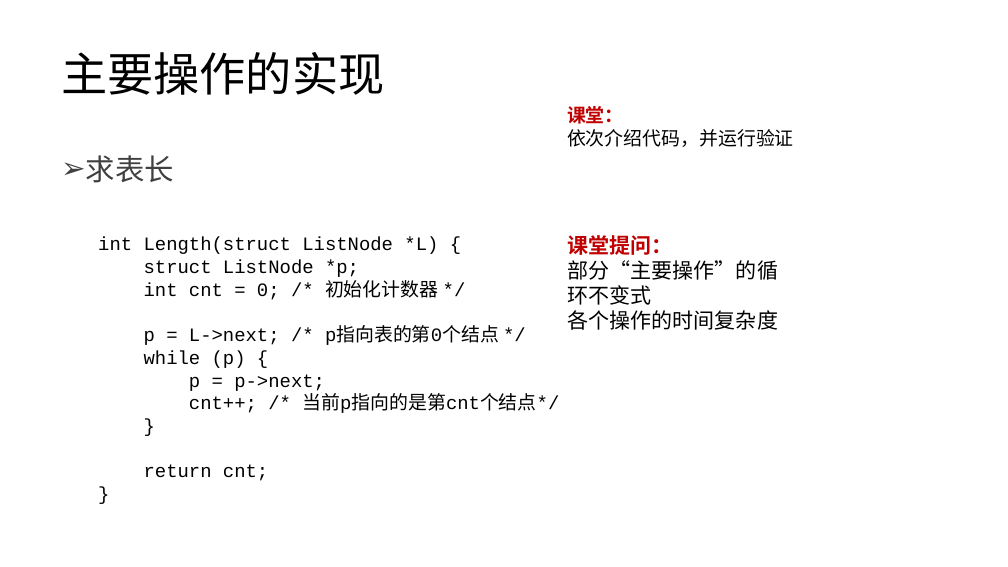
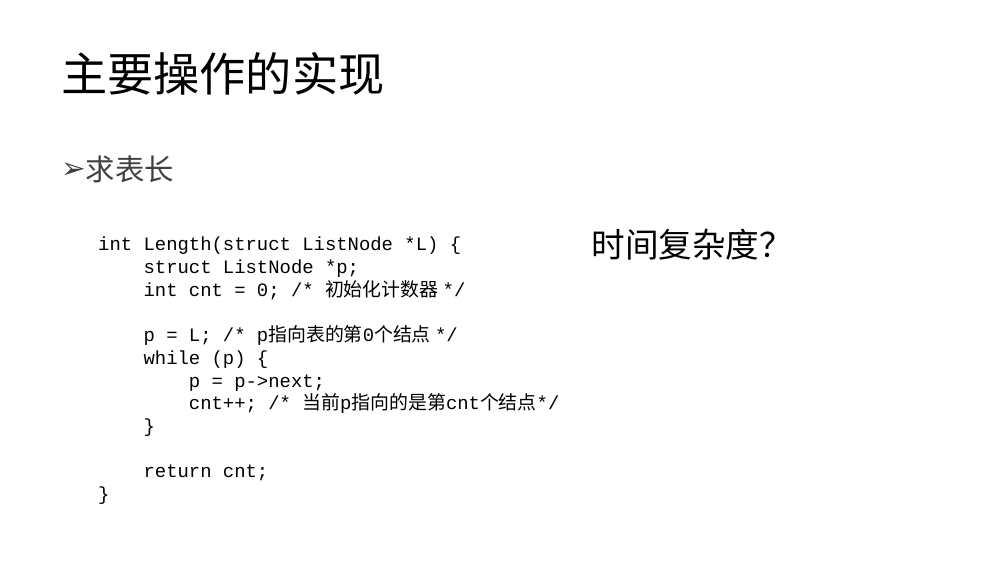
Before and after one commit to lezhang-thu/data-structure, a slide deck: slide 6 of linear-list/2022秋季-数据结构-第3章-线性结构a.pptx. Drawn at 1008x567 pixels with LibreOffice and Linux fonts; fonts in the diff are those of the drawing. Boxes give left, top, right and bottom in pixels: in the first picture for what was removed or moved away, otherwise in the second. Text is boxed around its words. In the diff, an @@ line names an element or a change of style, - is before the commit and + after.

```diff
--- a/linear-list/2022秋季-数据结构-第3章-线性结构a.pptx
+++ b/linear-list/2022秋季-数据结构-第3章-线性结构a.pptx
@@ text removed at (567,106,794,147) @@
-课堂：
-依次介绍代码，并运行验证
@@ text removed at (568,235,778,330) @@
-课堂提问：
-部分“主要操作”的循环不变式
-各个操作的时间复杂度
@@ text added at (591,228,793,260), 32 pt, text #000000 @@
+时间复杂度？
@@ text at (144,328,431,345): text changed @@
-p = L->next; /* p指向表的第0个结点 */
+p = L; /* p指向表的第0个结点 */
```
Also in this commit, not shown: 9 other slides changed, 1 slide removed, 5 other files.
